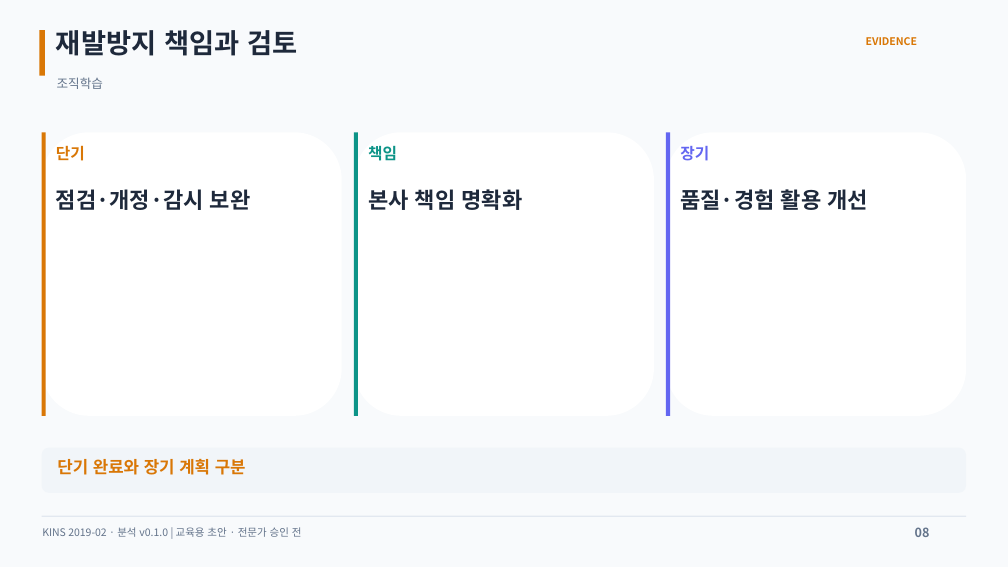
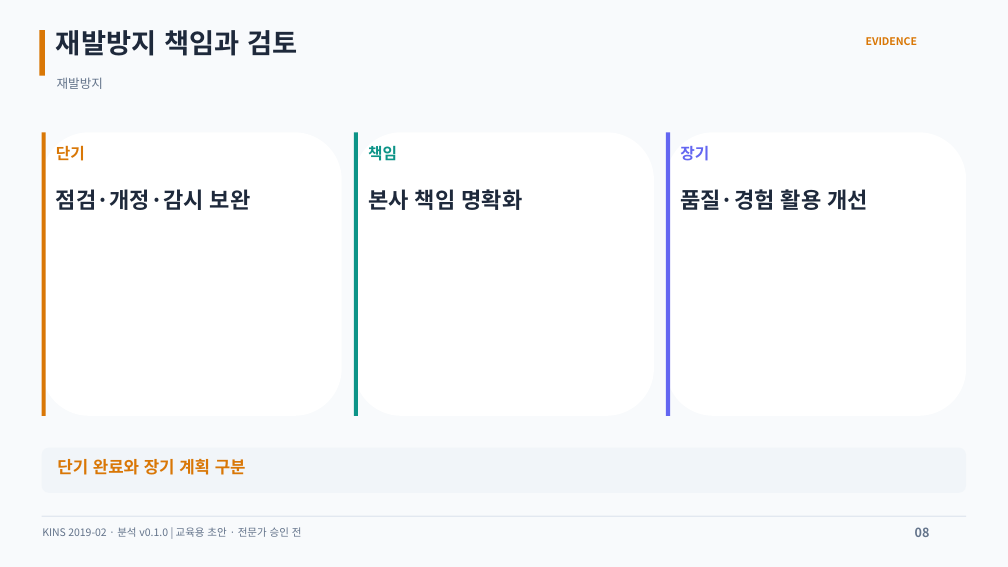
Before and after one commit to worldinyj/opis-chatgpt, a slide deck: slide 8 of cases/2019/190121W3/media/classroom_ppt/OPIS_190121W3_Generic_16_Draft.pptx. Drawn at 1008x567 pixels with LibreOffice and Linux fonts; fonts in the diff are those of the drawing. Boxes give left, top, right and bottom in pixels: in the first picture for what was removed or moved away, otherwise in the second. Text is boxed around its words. In the diff, an @@ line names an element or a change of style, - is before the commit and + after.

```diff
--- a/cases/2019/190121W3/media/classroom_ppt/OPIS_190121W3_Generic_16_Draft.pptx
+++ b/cases/2019/190121W3/media/classroom_ppt/OPIS_190121W3_Generic_16_Draft.pptx
@@ text at [57,77,103,89]: text changed @@
-조직학습
+재발방지
```
Also in this commit, not shown: 3 other slides changed, 3 other files.
